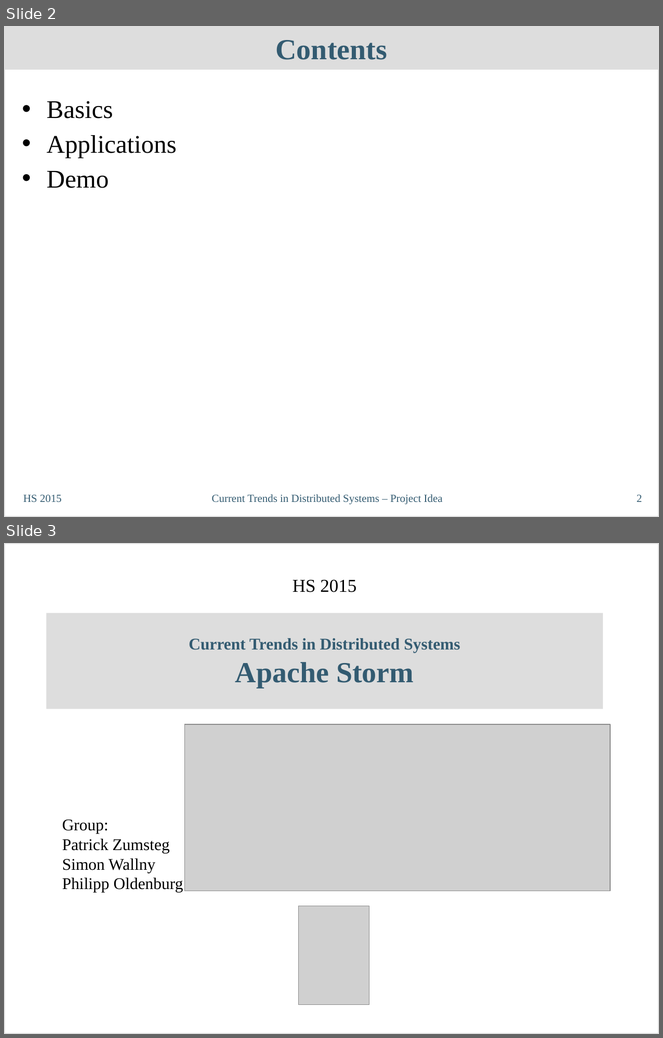
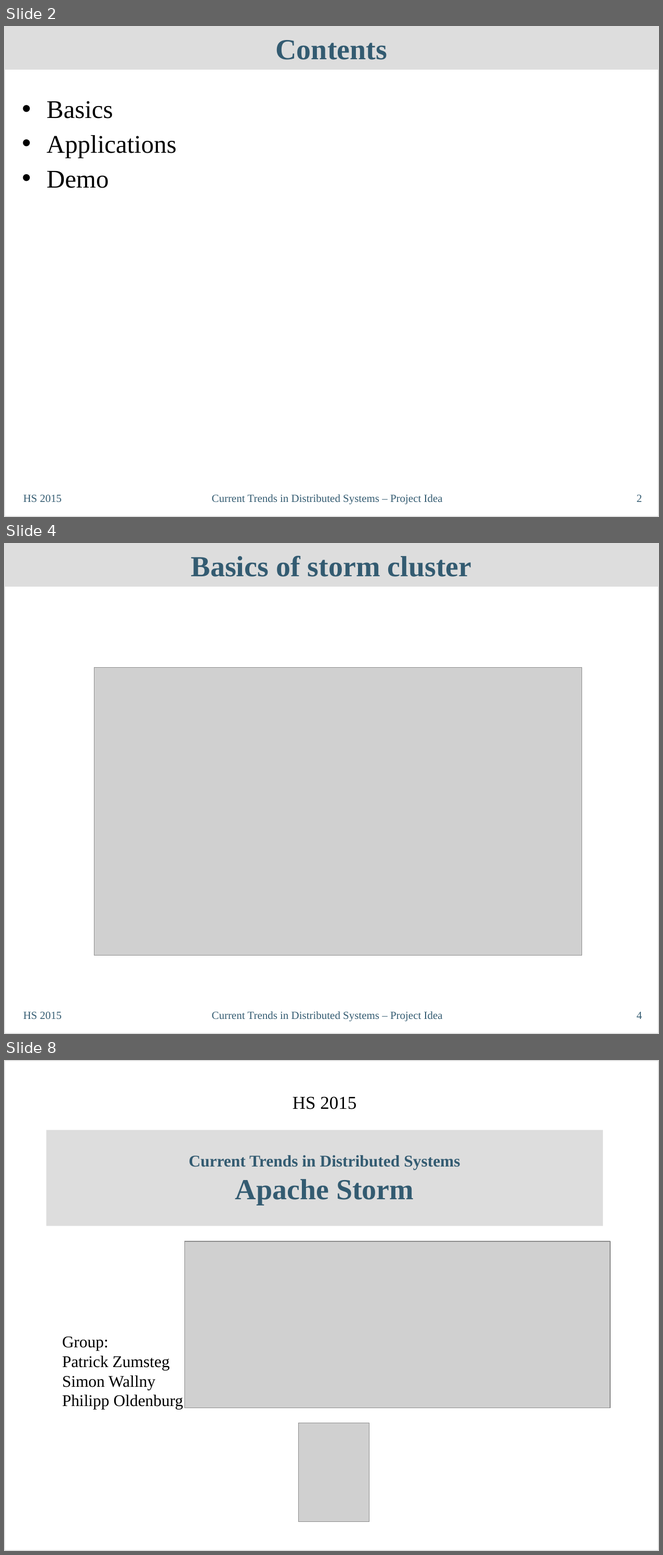
Before and after one commit to philipp-oldenburg/ctds-storm, a slide deck: Storm-Referat/CT-Präsentation - Philipp.odp. Shown one above the other, each under a label of ours: slides 2 and 3 before the commit, slides 2, 4 and 8 after it; the slides between them are not shown. The pictures are 663x1038 and 663x1555 pixels, drawn with LibreOffice and Linux fonts; fonts in the diff are those of the drawing; grey boxes stand for pictures. Boxes give left, top, right and bottom in pixels: in the first picture for what was removed or moved away, otherwise in the second. Text is boxed around its words. In the diff, an @@ line names an element or a change of style, - is before the commit and + after.

```diff
--- a/Storm-Referat/CT-Präsentation - Philipp.odp
+++ b/Storm-Referat/CT-Präsentation - Philipp.odp
@@ slide 4 added at (4, 543, 659, 1034), background #FFFFFF; not listed: 1 template element that a slide beside it also shows @@
@@ title added at (4, 543, 659, 587), fill #DDDDDD, 32 pt, text #335B71, bold @@
+Basics of storm cluster
@@ picture added at (94, 667, 582, 956) @@
@@ text added at (23, 1012, 62, 1019), 12 pt, text #335B71 @@
+HS 2015
@@ text added at (212, 1012, 443, 1022), 12 pt, text #335B71 @@
+Current Trends in Distributed Systems – Project Idea
@@ page number added at (637, 1012, 642, 1019), 12 pt, text #335B71 @@
+4
@@ what was slide 3 is now slide 8 @@
```
Also in this commit, not shown: 4 other slides added, 2 other files.
